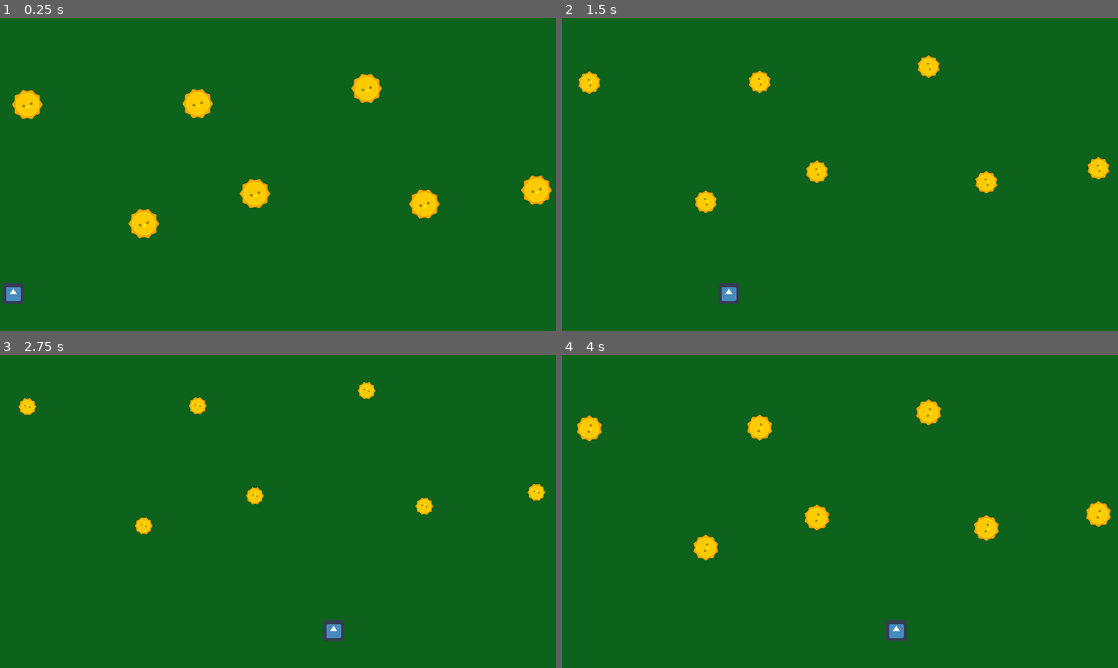
Above: before the commit, frames 1-4 (two rows, left to right).
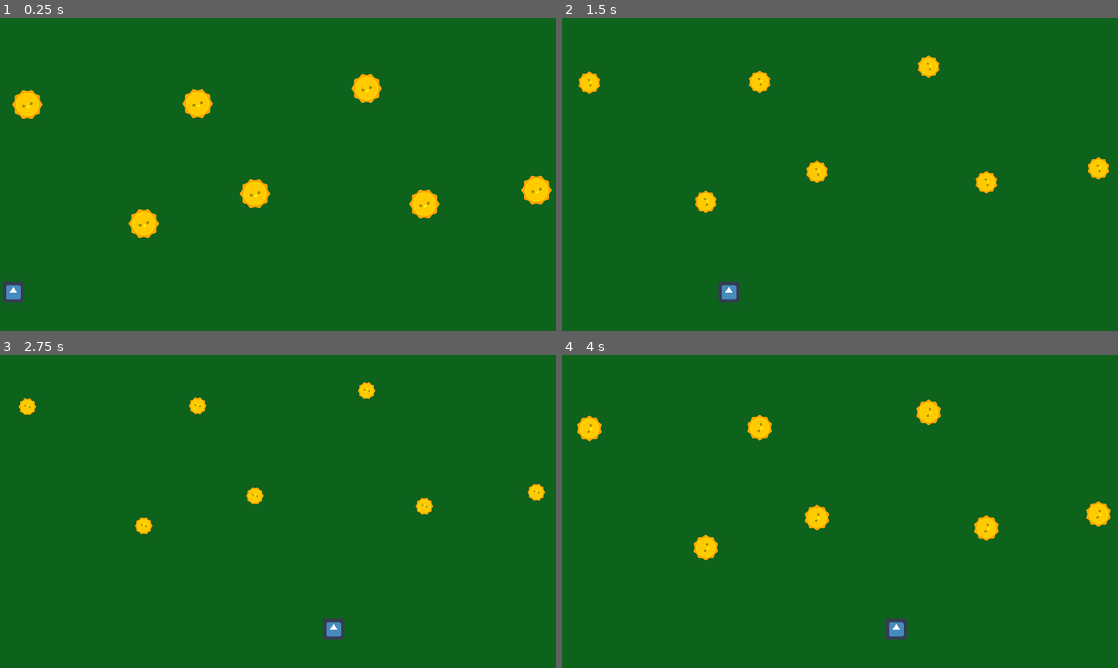
Above: after the commit, the same moments.

Repository: Szczocik/Pollinations_bee
Game: Godot game, scene res://World.tscn
Two runs of this game, one before a commit and one after it. Both use one fixed random seed, a clock stepped at 60 frames per second and the inputs below. The engine's default icon, where the game draws it, is replaced by a stand-in: a white triangle on a blue panel in a dark square.
Inputs (mouse positions are in pixels of both pictures, inside the frame that each line leads up to):
- Up to frame 1 (0.25 s): no input
- Up to frame 2 (1.5 s): move the mouse to (962, 158) at 0.52 s; move the mouse to (728, 190) at 1.27 s
- Up to frame 3 (2.75 s): move the mouse to (333, 442) at 2.02 s
- Up to frame 4 (4 s): move the mouse to (812, 574) at 2.77 s; move the mouse to (1006, 558) at 3.52 s

The runs differ from the first frame. In frame 1, less than 0.1% of the frame differs, in the area x 0-5%, y 84-92%; in frame 2, less than 0.1%; in frame 3, less than 0.1%; in frame 4, less than 0.1%, in the area x 58-62%, y 84-92%.

Commit message:
move to flower

Diff:
--- a/Player/Player.gd
+++ b/Player/Player.gd
@@ -16,6 +16,7 @@
 		#queue_free()
 		return
 	process_mouse()
+
 
 func process_mouse():
 	var target = get_viewport().get_mouse_position().x
--- a/World.gd
+++ b/World.gd
@@ -40,9 +40,9 @@
 
 	$CountdownLabel.visible = false
 	$Player.block = true
+
 	# get_tree().call_group("flower", "light_off")
-	# get_tree().call_group("player", "pollition_effect")
-	# $Player/ShakeAnimation.play("shake")
+
 
 	MusicController.reset_volume()
 
--- a/World.tscn
+++ b/World.tscn
@@ -1,9 +1,8 @@
-[gd_scene load_steps=10 format=2]
+[gd_scene load_steps=9 format=2]
 
 [ext_resource path="res://Player/Player.tscn" type="PackedScene" id=1]
 [ext_resource path="res://Flower/Flower.tscn" type="PackedScene" id=2]
 [ext_resource path="res://kirifont/KiriFont.ttf" type="DynamicFontData" id=3]
-[ext_resource path="res://Player/Player2.tscn" type="PackedScene" id=4]
 [ext_resource path="res://World.gd" type="Script" id=5]
 
 [sub_resource type="DynamicFont" id=4]
@@ -164,7 +163,7 @@
 position = Vector2( 1235, 406 )
 
 [node name="Player" parent="." instance=ExtResource( 1 )]
-position = Vector2( 683, 634 )
+position = Vector2( 683, 630 )
 z_index = 1
 
 [node name="MusicTimer" type="Timer" parent="."]
@@ -176,10 +175,6 @@
 [node name="StopTimer" type="Timer" parent="."]
 wait_time = 5.0
 
-[node name="Player2" parent="." instance=ExtResource( 4 )]
-visible = false
-position = Vector2( 608, 637 )
-
 [connection signal="timeout" from="MusicTimer" to="." method="_on_MusicTimer_timeout"]
 [connection signal="timeout" from="CountdownTimer" to="." method="_on_CountdownTimer_timeout"]
 [connection signal="timeout" from="StopTimer" to="." method="_on_StopTimer_timeout"]
